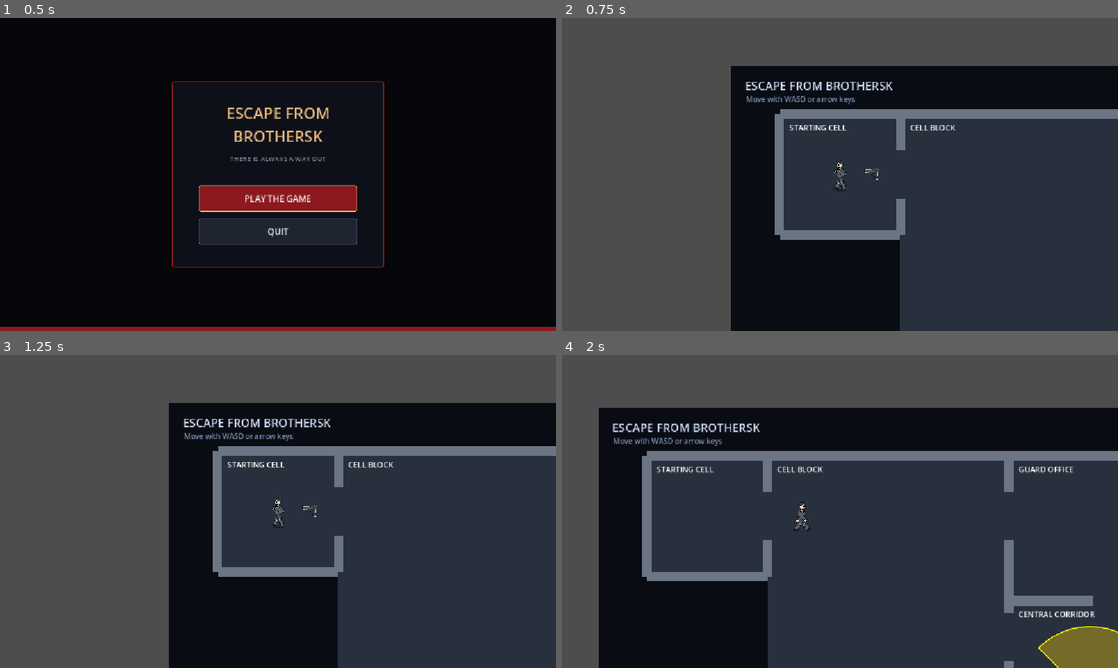
Above: before the commit, frames 1-4 (two rows, left to right).
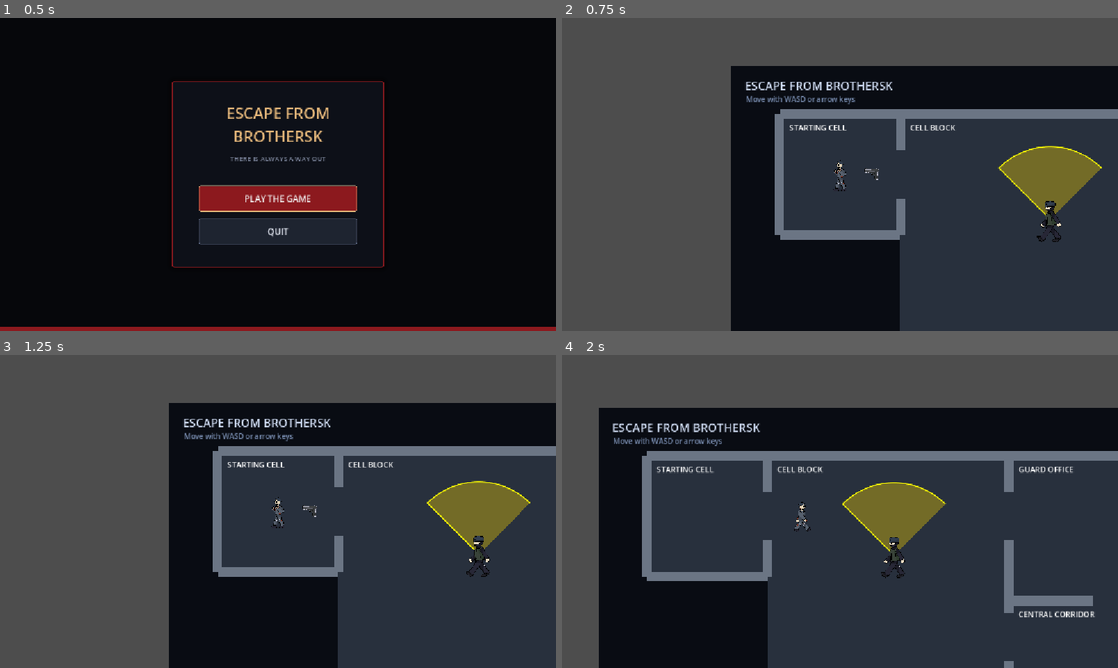
Above: after the commit, the same moments.

Repository: Lolanimus/EscapeFromBrothersk
Game: Godot game, scene res://scenes/main_menu.tscn
Same seed, same stepped clock (60 frames per second), same inputs: the game is played once before the commit and once after it.
Inputs (mouse positions are in pixels of both pictures, inside the frame that each line leads up to):
- Up to frame 1 (0.5 s): no input
- Up to frame 2 (0.75 s): click "PLAY THE GAME" at 0.5 s
- Up to frame 3 (1.25 s): no input
- Up to frame 4 (2 s): move the mouse to (962, 495) at 1.27 s; hold D (move_right) from 1.28 s (still down); tap E (interact) at 1.35 s; click (962, 495) at 1.42 s

Frame 1 is identical in both runs. In frame 2, 2.5% of the frame differs, in the area x 78-98%, y 40-72%; in frame 3, 2.5%; in frame 4, 4.1%, in the area x 50-100%, y 40-100%.

Commit message:
fixed cone location

Diff:
--- a/scenes/main.tscn
+++ b/scenes/main.tscn
@@ -19,8 +19,8 @@
 [ext_resource type="Texture2D" uid="uid://crbc0bwj22btm" path="res://assets/sprites/main character/attack/backsideAttack/backpistol2.png" id="17_pistol_up_2"]
 [ext_resource type="Texture2D" uid="uid://rcu23fxywhgt" path="res://assets/sprites/main character/attack/1.png" id="18_fists_side"]
 [ext_resource type="Texture2D" uid="uid://dpqvdxubvsson" path="res://assets/sprites/main character/attack/backsideAttack/backpunch1.png" id="19_fists_up"]
-[ext_resource type="Script" uid="uid://32efq7ftek6i" path="res://scenes/vision.gd" id="20_gqmmt"]
-[ext_resource type="Texture2D" uid="uid://dru3wplt7cdj1" path="res://assets/sprites/policeman/Policeman_side.png" id="21_yc10j"]
+[ext_resource type="Script" uid="uid://bkb4xi3qvdxdc" path="res://scenes/vision.gd" id="20_gqmmt"]
+[ext_resource type="Texture2D" uid="uid://ce5hxcb1ps12v" path="res://assets/sprites/policeman/Policeman_side1.png" id="21_yc10j"]
 
 [sub_resource type="SpriteFrames" id="SpriteFrames_player"]
 animations = [{
@@ -220,10 +220,10 @@
 debug_color = Color(0.9014307, 0, 0.21367055, 0.41960785)
 
 [node name="Vision" type="Node2D" parent="Enemies/Enemy1" unique_id=1183385143]
-position = Vector2(400, 300)
+position = Vector2(-6, 2)
 script = ExtResource("20_gqmmt")
 
 [node name="Sprite2D" type="Sprite2D" parent="Enemies/Enemy1" unique_id=1210190215]
-position = Vector2(400, 300)
+position = Vector2(-5.9999695, 3.0000305)
 scale = Vector2(0.1, 0.1)
 texture = ExtResource("21_yc10j")
Not shown, added: assets/sprites/Policeman/Policeman_side1.png.import
Not shown, added: scenes/vision.gd.uid
